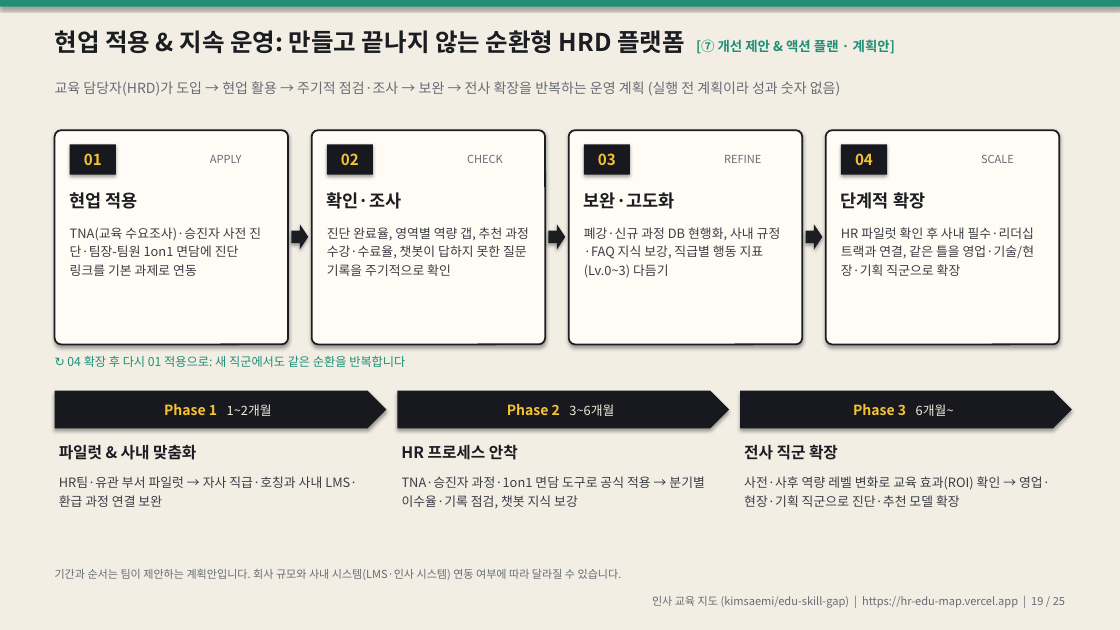
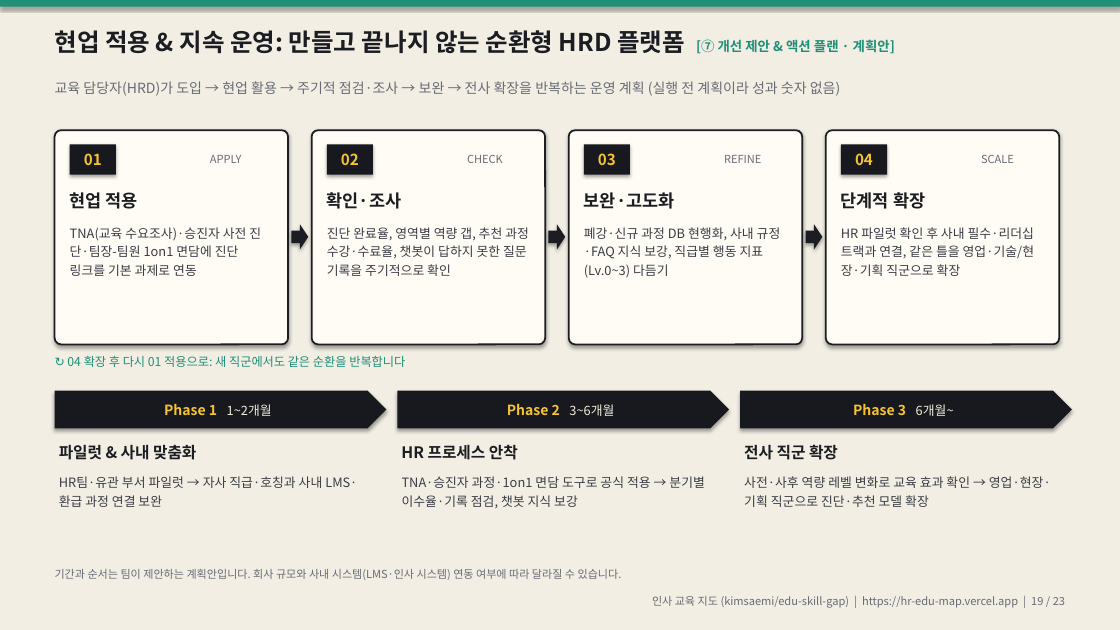
Before and after one commit to kimsaemi/edu-skill-gap, a slide deck: slide 19 of presentation/HR_교육지도_발표.pptx. Drawn at 1120x630 pixels with LibreOffice and Linux fonts; fonts in the diff are those of the drawing. Boxes give left, top, right and bottom in pixels: in the first picture for what was removed or moved away, otherwise in the second. Text is boxed around its words. In the diff, an @@ line names an element or a change of style, - is before the commit and + after.

```diff
--- a/presentation/HR_교육지도_발표.pptx
+++ b/presentation/HR_교육지도_발표.pptx
@@ text at box(744, 476, 1051, 507): text changed @@
-사전·사후 역량 레벨 변화로 교육 효과(ROI) 확인 → 영업·현장·기획 직군으로 진단·추천 모델 확장
+사전·사후 역량 레벨 변화로 교육 효과 확인 → 영업·현장·기획 직군으로 진단·추천 모델 확장
@@ text at box(652, 596, 1065, 608): text changed @@
-인사 교육 지도 (kimsaemi/edu-skill-gap) | https://hr-edu-map.vercel.app | 19 / 25
+인사 교육 지도 (kimsaemi/edu-skill-gap) | https://hr-edu-map.vercel.app | 19 / 23
```
Also in this commit, not shown: 21 other slides changed, 2 slides removed, 7 other files.
